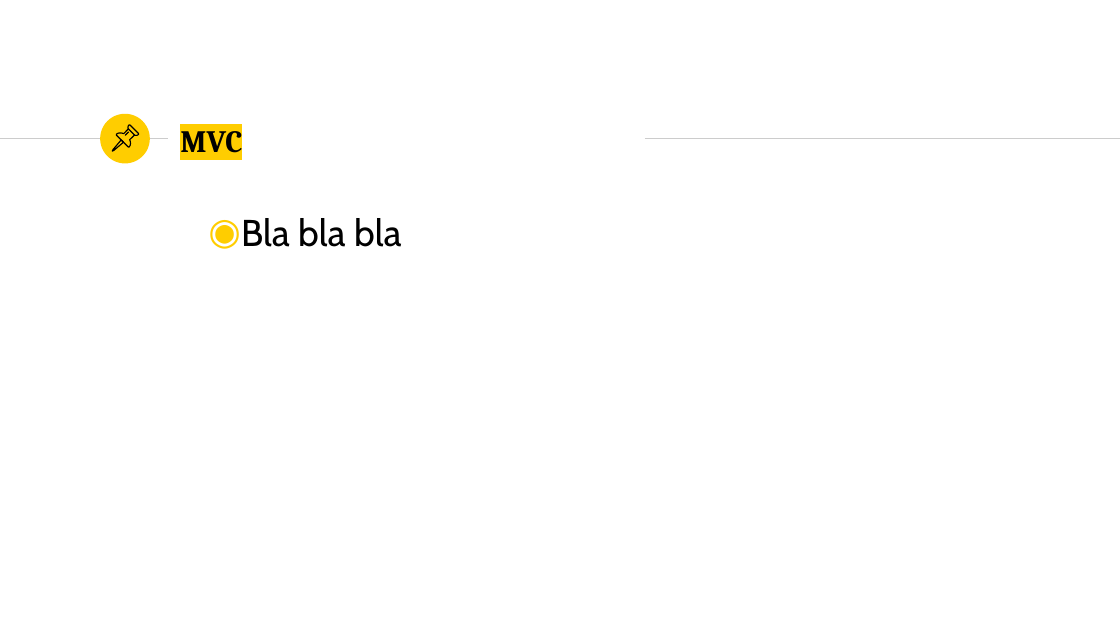
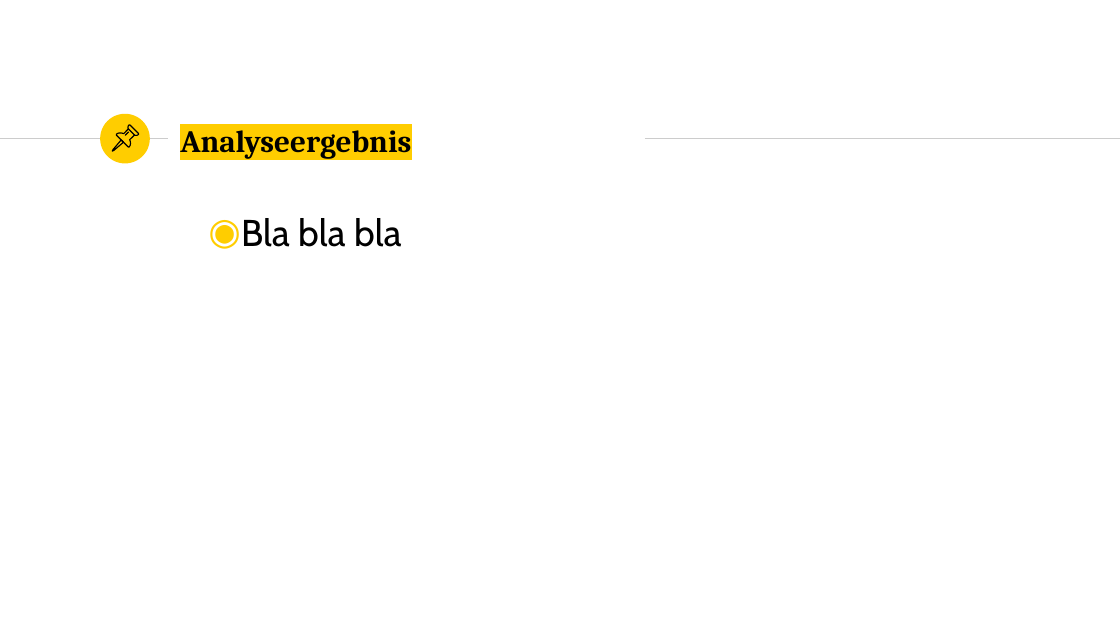
Before and after one commit to marcelherd/OOT-Projekt, a slide deck: slide 34 of Presentation/Presentation.pptx (slide 41 before the commit). Drawn at 1120x630 pixels with LibreOffice and Linux fonts; fonts in the diff are those of the drawing. Boxes give left, top, right and bottom in pixels: in the first picture for what was removed or moved away, otherwise in the second. Text is boxed around its words. In the diff, an @@ line names an element or a change of style, - is before the commit and + after.

```diff
--- a/Presentation/Presentation.pptx
+++ b/Presentation/Presentation.pptx
@@ title at [180,123,411,158]: text changed @@
-MVC
+Analyseergebnis
```
Also in this commit, not shown: 3 slides added, 1 slide removed.
